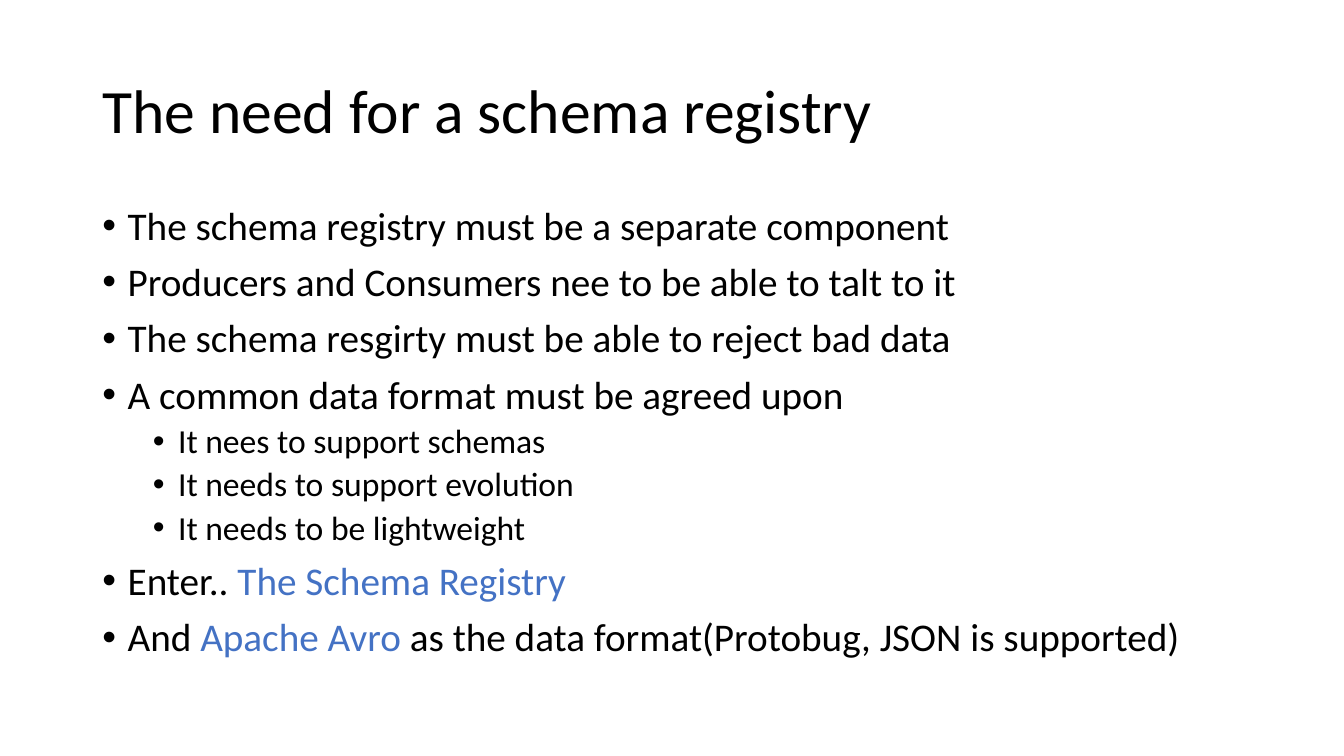
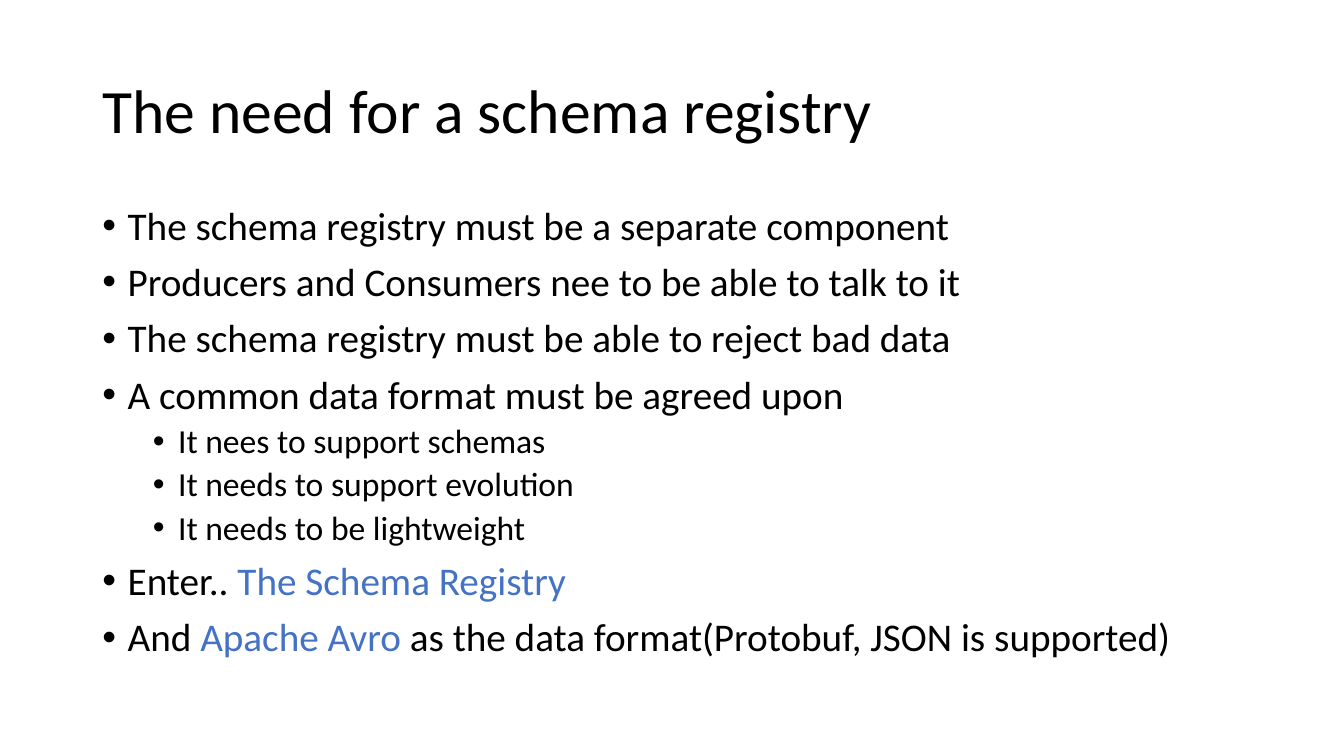
Before and after one commit to fortedigital/cg-kafka, a slide deck: slide 10 of workshop2/Kafka - 102.pptx. Drawn at 1344x756 pixels with LibreOffice and Linux fonts; fonts in the diff are those of the drawing. Boxes give left, top, right and bottom in pixels: in the first picture for what was removed or moved away, otherwise in the second. Text is boxed around its words. In the diff, an @@ line names an element or a change of style, - is before the commit and + after.

Commit message:
update presentation

```diff
--- a/workshop2/Kafka - 102.pptx
+++ b/workshop2/Kafka - 102.pptx
@@ text at (128,268,960,359): text changed @@
-• Producers and Consumers nee to be able to talt to it
-• The schema resgirty must be able to reject bad data
+• Producers and Consumers nee to be able to talk to it
+• The schema registry must be able to reject bad data
@@ text at (128,622,1170,658): text changed @@
-• And Apache Avro as the data format(Protobug, JSON is supported)
+• And Apache Avro as the data format(Protobuf, JSON is supported)
```
Also in this commit, not shown: 4 other slides changed, 2 slides removed.
